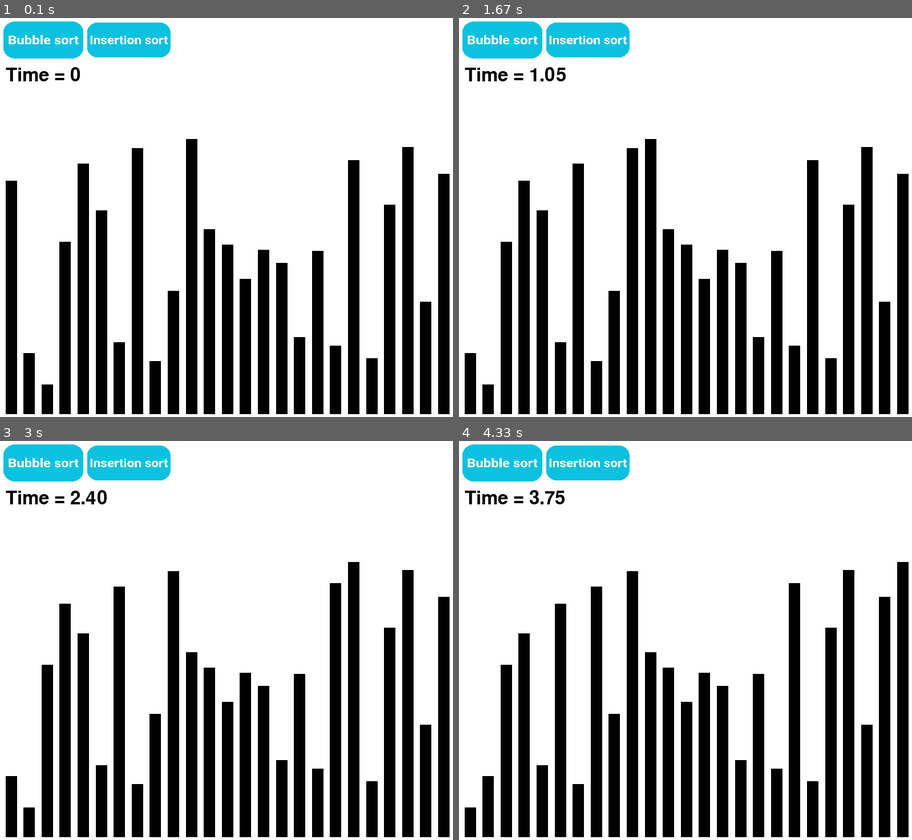
Above: before the commit, frames 1-4 (two rows, left to right).
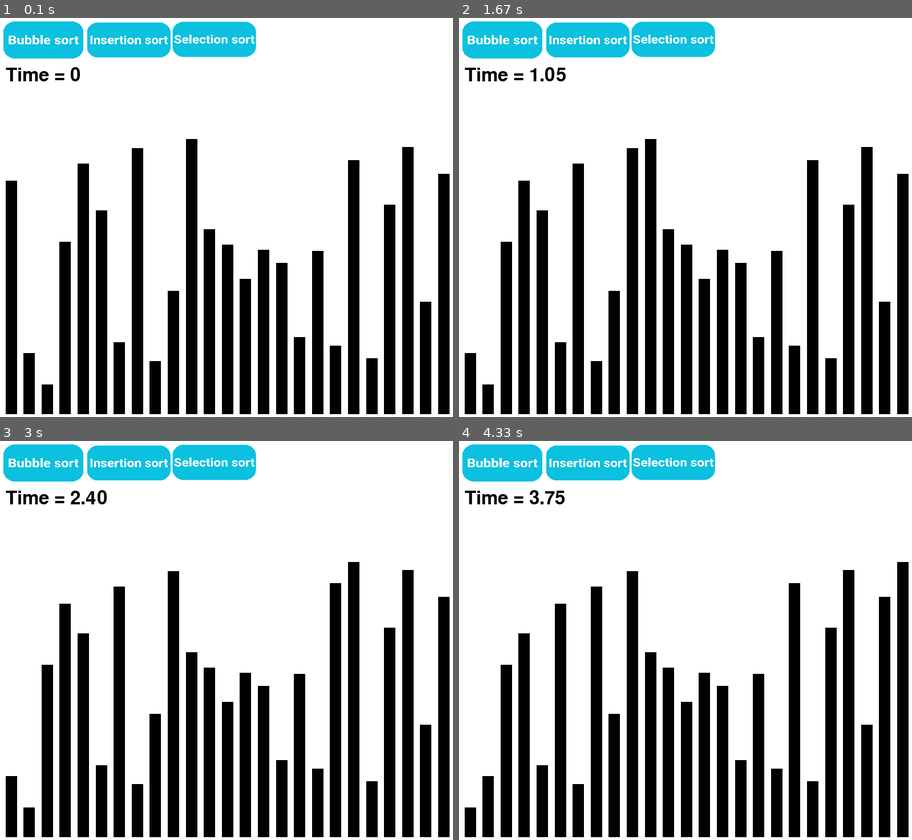
Above: after the commit, the same moments.

Repository: Vinayak2005917/Sort-with-pygame
Game: pygame game, started from main.py
The game is run twice, just before and just after one commit, with the same random seed, the same clock (stepped at 60 frames per second) and the same inputs.
Inputs (mouse positions are in pixels of both pictures, inside the frame that each line leads up to):
- Up to frame 1 (0.1 s): no input
- Up to frame 2 (1.67 s): click (499, 37) at 0.38 s; click (576, 221) at 0.75 s
- Up to frame 3 (3 s): click (240, 504) at 2.2 s
- Up to frame 4 (4.33 s): no input

The runs differ from the first frame. In frame 1, 1.5% of the frame differs, in the area x 38-57%, y 0-10%; in frame 2, 1.5%; in frame 3, 1.5%; in frame 4, 1.5%.

Commit message:
added selection sort

Diff:
--- a/main.py
+++ b/main.py
@@ -23,6 +23,12 @@
 insertion_sort_image = pygame.image.load("Insertion sort.png")
 insertion_sort_image = pygame.transform.scale(insertion_sort_image, (150,75))
 insertion_sort = False
+
+#Selection sort button
+selection_sort_rect = pygame.Rect(300, 0, 150, 75)
+selection_sort_image = pygame.image.load("Selection sort.png")
+selection_sort_image = pygame.transform.scale(selection_sort_image, (150,75))
+selection_sort = False
 
 
 #Timer
@@ -61,12 +67,19 @@
                 timer_running = True
                 start_time = pygame.time.get_ticks()
                 print("Insertion sort button clicked!")
+                sort_generator = sorting_functions.insertion_sort(numbers)
+            elif selection_sort_rect.collidepoint(event.pos):
+                selection_sort = True
+                timer_running = True
+                start_time = pygame.time.get_ticks()
+                print("Selection sort button clicked!")
                 sort_generator = sorting_functions.selection_sort(numbers)
 
 
     screen.fill((255,255,255))
     screen.blit(bubble_sort_image, bubble_sort_rect)
     screen.blit(insertion_sort_image, insertion_sort_rect)
+    screen.blit(selection_sort_image, selection_sort_rect)
     screen.blit(text_surface, text_rect)
 
 
@@ -81,13 +94,14 @@
 
 
 
-    if bubble_sort or insertion_sort:
+    if bubble_sort or insertion_sort or selection_sort:
         try:
             next(sort_generator)
         except StopIteration:
             timer_running = False
             bubble_sort = False
             insertion_sort = False
+            selection_sort = False
             elapsed_time = (pygame.time.get_ticks() - start_time) / 1000
             text_surface = font.render(f'Sorted in {elapsed_time:.2f} seconds', True, (0, 0, 0))
             text_rect = text_surface.get_rect()
